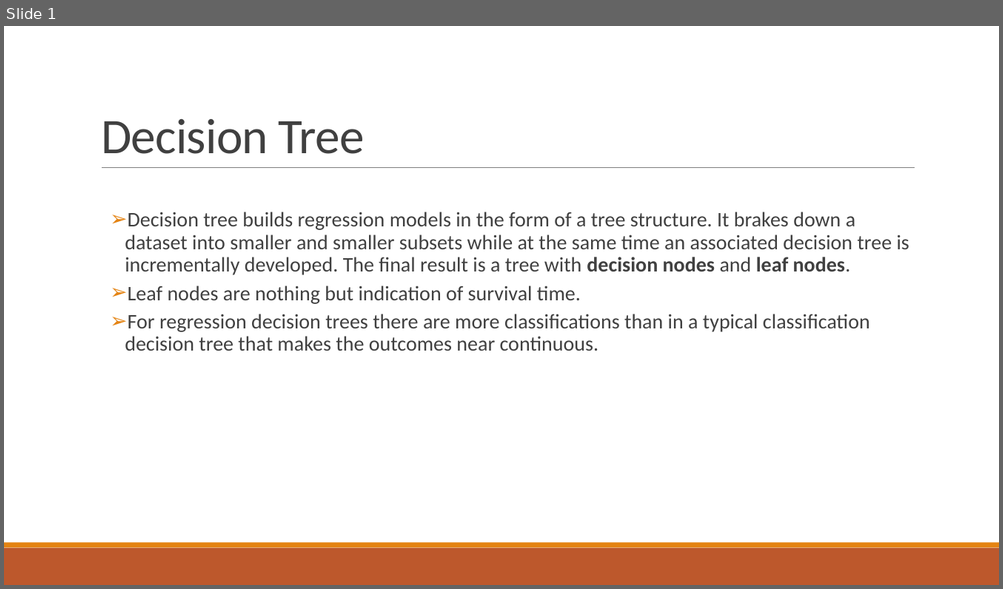
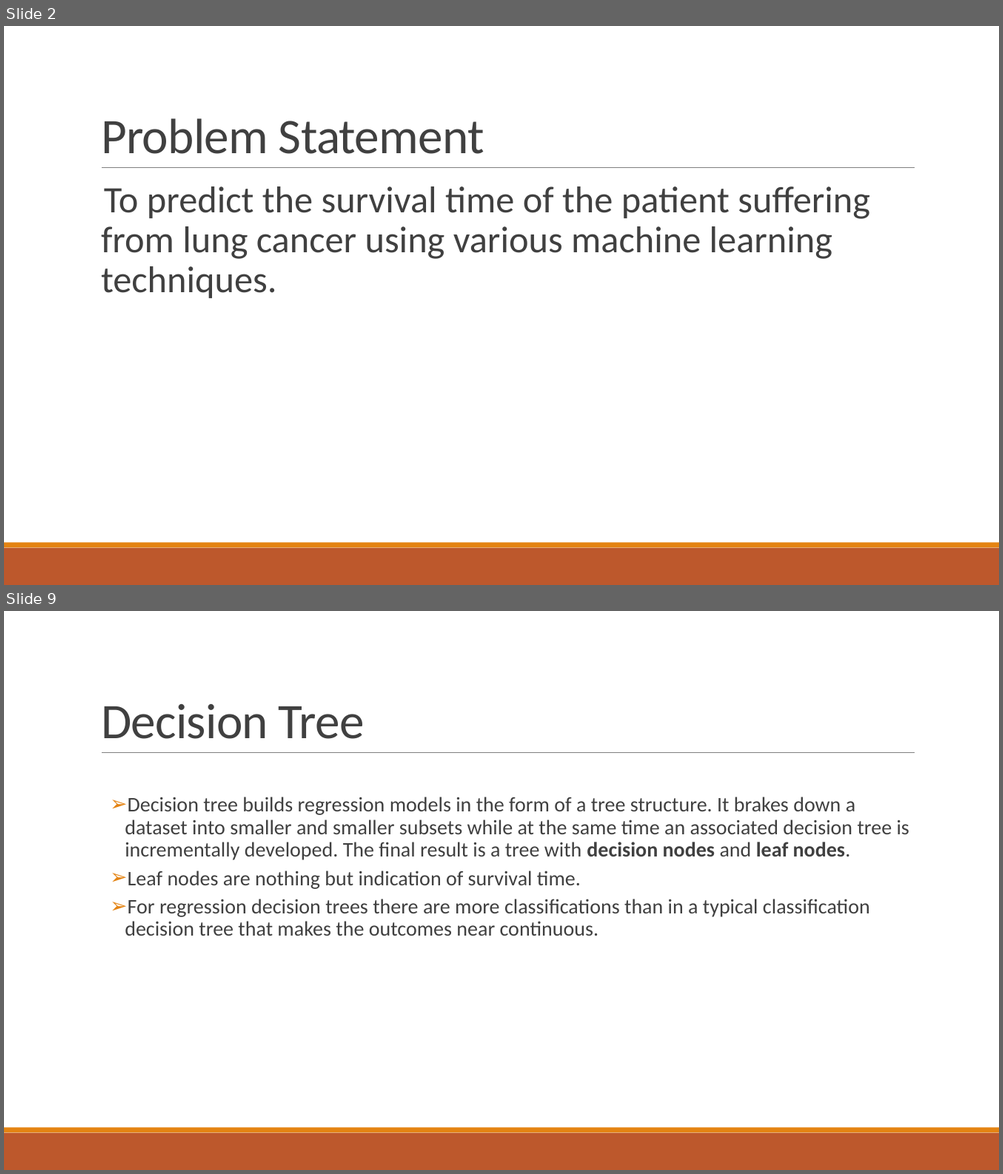
Before and after one commit to HarshCic/Minor-Project, a slide deck: Report & PPT/MinorProject.pptx. Shown one above the other, each under a label of ours: slide 1 before the commit, slides 2 and 9 after it; the slides between them are not shown. The pictures are 1003x589 and 1003x1174 pixels, drawn with LibreOffice and Linux fonts; fonts in the diff are those of the drawing. Boxes give left, top, right and bottom in pixels: in the first picture for what was removed or moved away, otherwise in the second. Text is boxed around its words. In the diff, an @@ line names an element or a change of style, - is before the commit and + after.

```diff
--- a/Report & PPT/MinorProject.pptx
+++ b/Report & PPT/MinorProject.pptx
@@ slide 2 added at [4,26,999,585], background #FFFFFF; not listed: 3 template elements that a slide beside it also shows @@
@@ title added at [101,118,484,154], 48 pt, text #404040 @@
+Problem Statement
@@ text added at [101,187,870,298], 36 pt, text #404040 @@
+  To predict the survival time of the patient suffering from lung cancer using various machine learning techniques.
@@ what was slide 1 is now slide 9 @@
```
Also in this commit, not shown: 2 slides changed, 11 other slides added, 1 other file.
